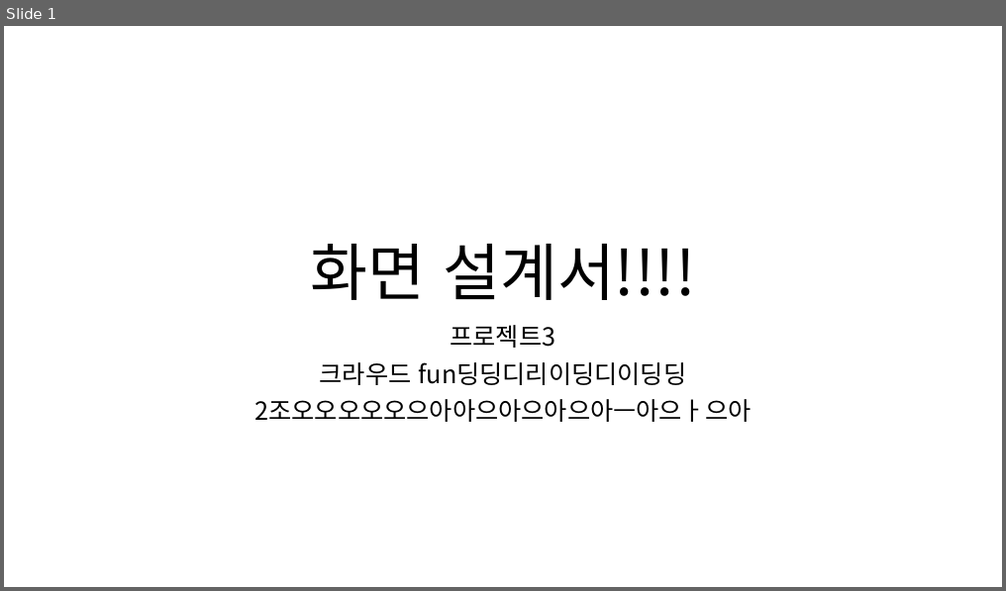
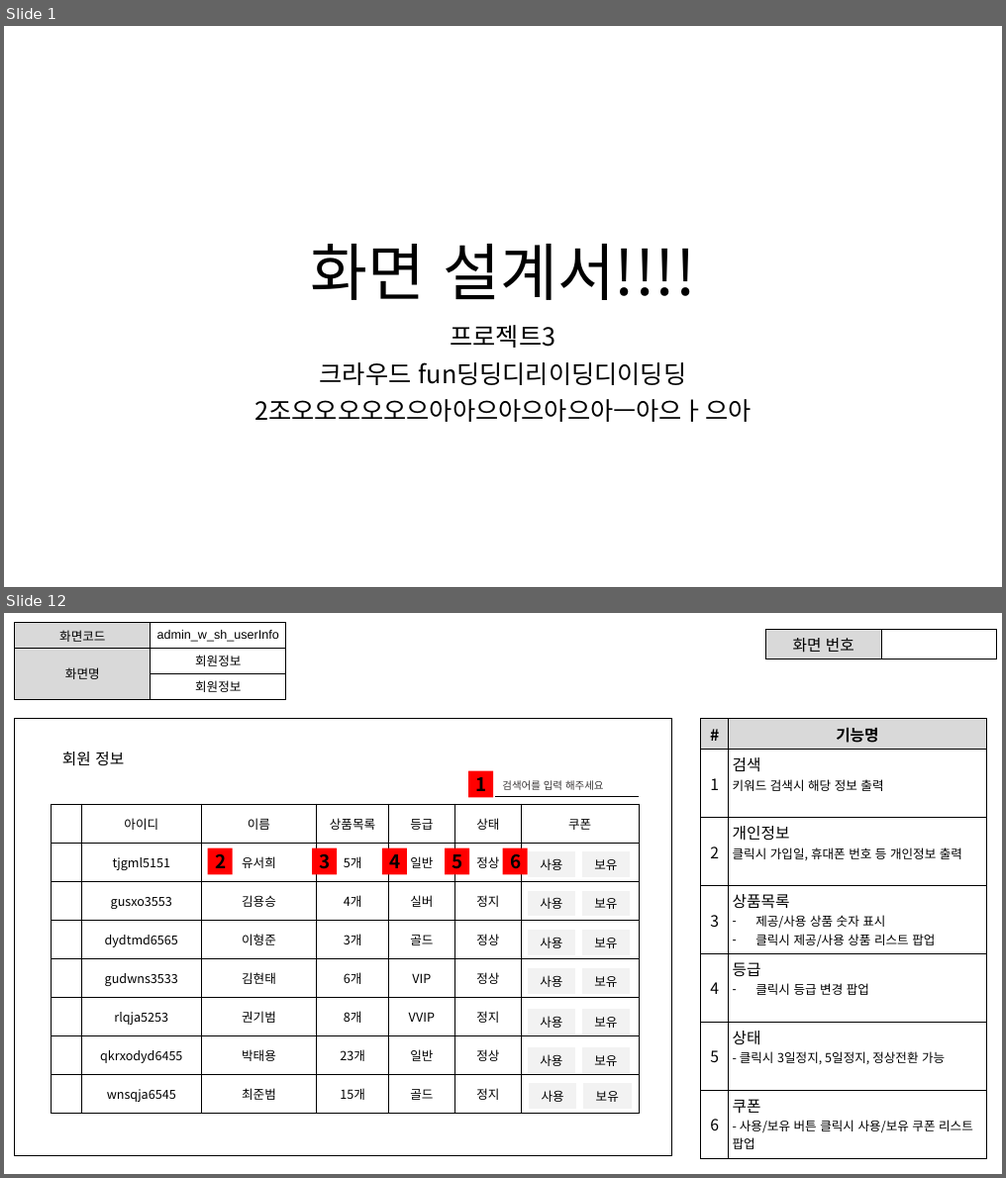
Before and after one commit to ezenteam2/RentalEquip, a slide deck: 0 발표용 파워포인트/0327 4차발표/0327 project04 - 파워포인트 - 서희.pptx. Shown one above the other, each under a label of ours: slide 1 before the commit, slides 1 and 12 after it; the slides between them are not shown. The pictures are 1006x591 and 1006x1178 pixels, drawn with LibreOffice and Linux fonts; fonts in the diff are those of the drawing; background and template pictures are left out. Boxes give left, top, right and bottom in pixels: in the first picture for what was removed or moved away, otherwise in the second. Text is boxed around its words. In the diff, an @@ line names an element or a change of style, - is before the commit and + after.

```diff
--- a/0 발표용 파워포인트/0327 4차발표/0327 project04 - 파워포인트 - 서희.pptx
+++ b/0 발표용 파워포인트/0327 4차발표/0327 project04 - 파워포인트 - 서희.pptx
@@ slide 12 added at <box>4,613,1002,1174</box>, background #FFFFFF @@
@@ table added at <box>15,623,285,696</box>, 3 rows, 2 columns @@
+화면코드 | admin_w_sh_userInfo
+화면명 | 회원정보
+ | 회원정보
@@ table added at <box>766,630,997,657</box>, 1 rows, 2 columns @@
+화면 번호 | 
@@ rectangle added at <box>15,719,672,1157</box>, fill #FFFFFF, outline #000000 1 pt @@
@@ table added at <box>701,719,986,1158</box>, 7 rows, 2 columns @@
+# | 기능명
+1 | 검색 / 키워드 검색시 해당 정보 출력
+2 | 개인정보 / 클릭시 가입일, 휴대폰 번호 등 개인정보 출력
+3 | 상품목록 / 제공/사용 상품 숫자 표시 / 클릭시 제공/사용 상품 리스트 팝업
+4 | 등급 / 클릭시 등급 변경 팝업
+5 | 상태 / - 클릭시 3일정지, 5일정지, 정상전환 가능
+6 | 쿠폰 / - 사용/보유 버튼 클릭시 사용/보유 쿠폰 리스트 팝업
@@ rectangle added at <box>42,745,145,772</box>, fill #FFFFFF, outline #FFFFFF 1 pt, 15 pt, text #000000 @@
+회원 정보
@@ rectangle added at <box>468,771,493,797</box>, fill #FF0000, 18 pt, text #000000, bold @@
+1
@@ table added at <box>495,774,639,794</box>, 1 rows, 1 columns @@
+검색어를 입력 해주세요
@@ table added at <box>52,804,640,1114</box>, 8 rows, 7 columns @@
+ | 아이디 | 이름 | 상품목록 | 등급 | 상태 | 쿠폰
+ | tjgml5151 | 유서희 | 5개 | 일반 | 정상 | 
+ | gusxo3553 | 김용승 | 4개 | 실버 | 정지 | 
+ | dydtmd6565 | 이형준 | 3개 | 골드 | 정상 | 
+ | gudwns3533 | 김현태 | 6개 | VIP | 정상 | 
+ | rlqja5253 | 권기범 | 8개 | VVIP | 정지 | 
+ | qkrxodyd6455 | 박태용 | 23개 | 일반 | 정상 | 
+ | wnsqja6545 | 최준범 | 15개 | 골드 | 정지 | 
@@ rectangle added at <box>208,848,233,874</box>, fill #FF0000, 18 pt, text #000000, bold @@
+2
@@ rectangle added at <box>313,848,338,874</box>, fill #FF0000, 18 pt, text #000000, bold @@
+3
@@ rectangle added at <box>382,848,407,874</box>, fill #FF0000, 18 pt, text #000000, bold @@
+4
@@ rectangle added at <box>445,848,469,874</box>, fill #FF0000, 18 pt, text #000000, bold @@
+5
@@ rectangle added at <box>503,848,528,874</box>, fill #FF0000, 18 pt, text #000000, bold @@
+6
@@ table added at <box>528,852,575,874</box>, 1 rows, 1 columns @@
+사용
@@ table added at <box>582,852,630,874</box>, 1 rows, 1 columns @@
+보유
@@ table added at <box>528,891,575,913</box>, 1 rows, 1 columns @@
+사용
@@ table added at <box>582,891,630,913</box>, 1 rows, 1 columns @@
+보유
@@ table added at <box>528,930,575,953</box>, 1 rows, 1 columns @@
+사용
@@ table added at <box>582,930,630,953</box>, 1 rows, 1 columns @@
+보유
@@ table added at <box>528,968,575,991</box>, 1 rows, 1 columns @@
+사용
@@ table added at <box>582,968,630,991</box>, 1 rows, 1 columns @@
+보유
@@ table added at <box>528,1009,575,1032</box>, 1 rows, 1 columns @@
+사용
@@ table added at <box>582,1009,630,1032</box>, 1 rows, 1 columns @@
+보유
@@ table added at <box>528,1048,575,1070</box>, 1 rows, 1 columns @@
+사용
@@ table added at <box>582,1048,630,1070</box>, 1 rows, 1 columns @@
+보유
@@ table added at <box>529,1084,576,1106</box>, 1 rows, 1 columns @@
+사용
@@ table added at <box>583,1084,632,1106</box>, 1 rows, 1 columns @@
+보유
```
Also in this commit, not shown: 18 other slides added, 1 other file.
